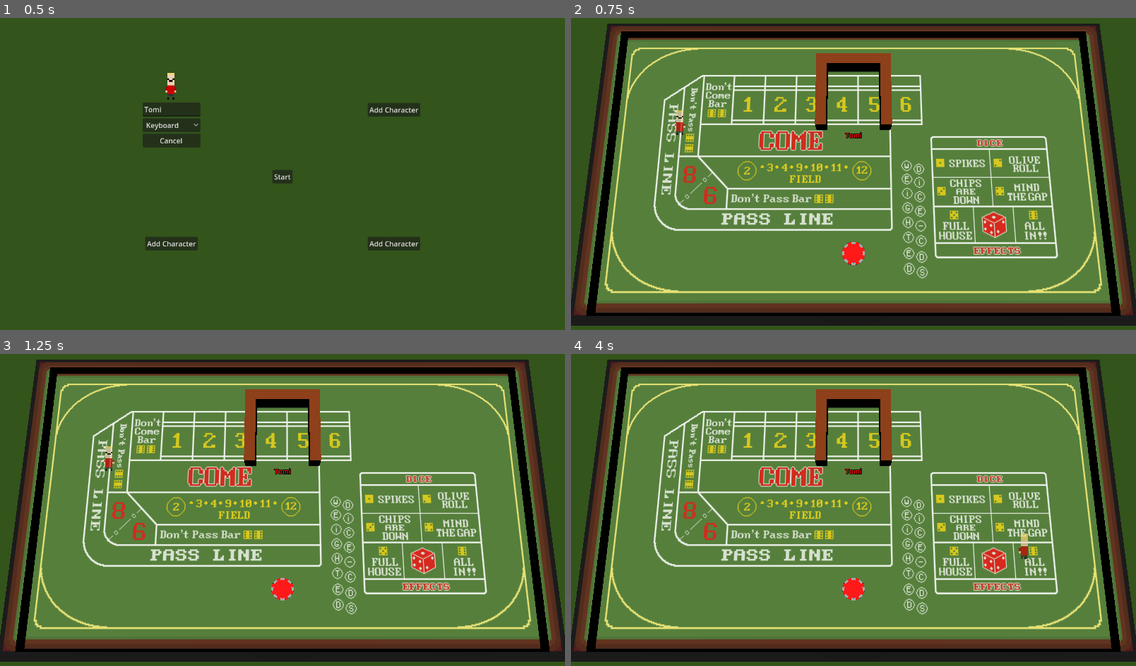
Above: before the commit, frames 1-4 (two rows, left to right).
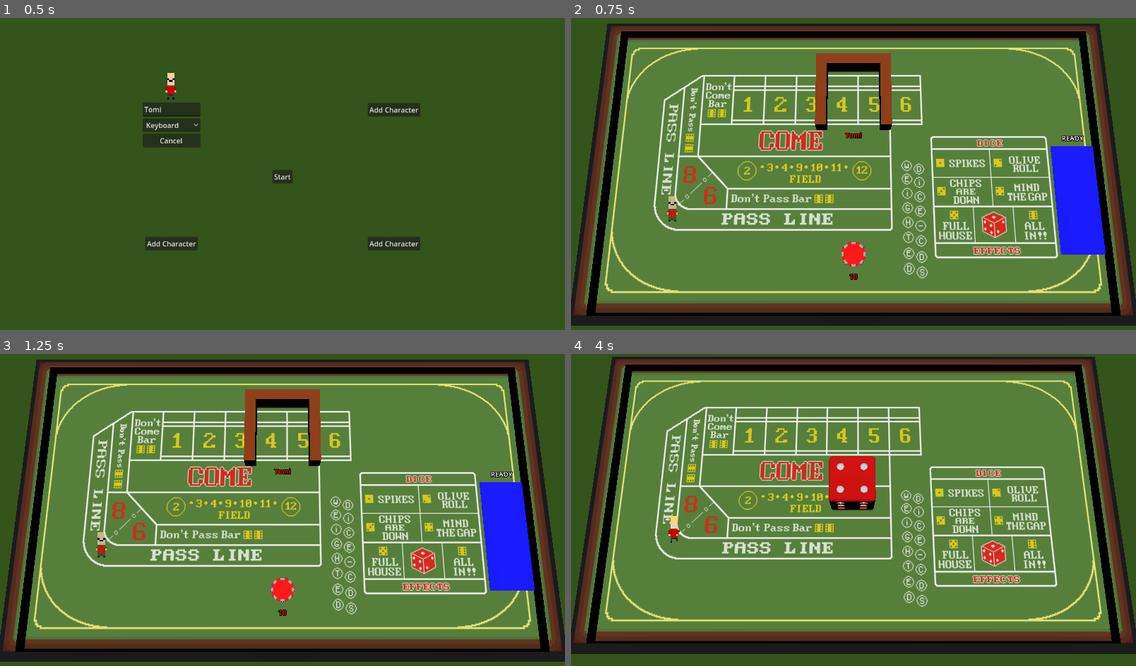
Above: after the commit, the same moments.

Repository: Laks0/weighted-dice-3d
Game: Godot game, scene res://Scenes/CharacterScreen/CharacterScreen.tscn
The game is run twice, just before and just after one commit, with the same random seed, the same clock (stepped at 60 frames per second) and the same inputs.
Inputs:
- Up to frame 1 (0.5 s): no input
- Up to frame 2 (0.75 s): click "Start" at 0.5 s
- Up to frame 3 (1.25 s): no input
- Up to frame 4 (4 s): tap Enter (grab_mouse) at 1.25, 2.1 s; hold D (move_right_kb) 1.28-2.03 s; tap Alt (grab_kb2) at 1.35 s; hold S (move_down_kb) 2.03-2.78 s; hold D (move_right_kb) 2.78-3.53 s; tap Down (move_down_kb2) at 2.85 s; hold W (move_up_kb) from 3.53 s (still down); tap Left (move_left_kb2) at 3.6 s

Frame 1 is identical in both runs. In frame 2, 3.0% of the frame differs, in the area x 17-95%, y 29-84%; in frame 3, 3.0%; in frame 4, 35%, in the area x 0-100%, y 0-99%.

Commit message:
Prototipo de BettingScreen completo

Diff:
--- a/Autoload/PlayerHandler.gd
+++ b/Autoload/PlayerHandler.gd
@@ -9,8 +9,7 @@
 	var name : String
 	var inputController : int
 	var bank : int = 10
-	var betAmount : int = 0
-	var bettingOn
+	var bets : Dictionary
 	var color : Color
 
 	var grabs : int = 0 # Para el resultado de MostGrabs
@@ -33,9 +32,8 @@
 		elif id == Skins.GREEN:
 			color = Color(0,1,0)
 
-	func setBet(amount : int, expect : int):
-		betAmount = amount
-		bettingOn = expect
+	func setBet(amount : int, candidate : int):
+		bets[candidate] = amount
 
 	func isStillPlaying() -> bool:
 		return bank >= BetHandler.getMinimunBet()
@@ -58,12 +56,13 @@
 
 func instantiatePlayers(parent) -> Array[Monigote]:
 	var i = 0
+	@warning_ignore("unassigned_variable")
 	var monigotes : Array[Monigote]
 	for player in getPlayersAlive():
 		var monigote := monigoteResource.instantiate() as Monigote
 
 		monigote.player   = player
-		monigote.position = Vector3((i+1) -5, Globals.SPRITE_HEIGHT, -1)
+		monigote.position = Vector3((i+1) -5, Globals.SPRITE_HEIGHT, 1)
 
 		monigotes.append(monigote)
 		parent.add_child(monigote)
--- a/Classes/Pushable.gd
+++ b/Classes/Pushable.gd
@@ -68,7 +68,7 @@
 	if grabbed:
 		return
 
-	if affectedByGravity:
+	if affectedByGravity and !is_on_floor():
 		velocity.y -= 5 * delta
 
 func onGrabbing():
--- a/Scenes/Arena/Arena.gd
+++ b/Scenes/Arena/Arena.gd
@@ -68,4 +68,4 @@
 #	var lastStanding : Monigote = get_tree().get_nodes_in_group("Monigote")[0]
 	BetHandler.settleBet()
 
-	get_tree().change_scene_to_file("res://Escenas/BettingScreen/BettingScreen.tscn")
+	get_tree().change_scene_to_file("res://Scenes/BettingScreen/BettingScreen.tscn")
--- a/Scenes/BettingScreen/BettingScreen.gd
+++ b/Scenes/BettingScreen/BettingScreen.gd
@@ -2,6 +2,7 @@
 
 @export var chipResource : PackedScene
 @export var betBoothResource : PackedScene
+@export var arenaScene : PackedScene
 
 var _booths : Array[BetBooth]
 
@@ -29,12 +30,26 @@
 
 func _setupChips():
 	var i = 0
-	for p in PlayerHandler.getPlayersAlive():
-		var pos = Vector3(i * 2, .4, 2)
-		var chip : BettingChip = chipResource.instantiate()
-		chip.setPlayer(p)
-		chip.position = pos
-		add_child(chip)
+	var players := PlayerHandler.getPlayersAlive()
+	var startPos = _getBoothStartingPosition(len(players)) + Vector3.BACK * 4.5
+	for p in players:
+		var j = 0
+		var pos = startPos + Vector3.RIGHT * 2 * i # La posición de las fichas
+
+		# La label con el número de fichas
+		var label = Label3D.new()
+		label.text = str(p.bank)
+		label.modulate = p.color
+		label.position = pos + Vector3.BACK * .5 + Vector3.UP * .2
+		label.billboard = true
+		add_child(label)
+
+		for b in p.bank:
+			var chip : BettingChip = chipResource.instantiate()
+			chip.setPlayer(p)
+			chip.position = pos + Vector3(0, j * .1, 0)
+			add_child(chip)
+			j += 1
 
 		i += 1
 
@@ -42,3 +57,23 @@
 func _getBoothStartingPosition(n : float) -> Vector3:
 	var x = - _boothSeparation * (n-1) / 2
 	return Vector3(x, 0, -2.5)
+
+var _playersReady : int = 0
+
+func _startGame():
+	for player in PlayerHandler.getPlayersAlive():
+		for booth in _booths:
+			player.setBet(booth.getChips(player.id), booth.candidate)
+
+	get_tree().change_scene_to_packed(arenaScene)
+
+func onPlayerReady(body):
+	if body is Monigote:
+		_playersReady += 1
+
+	if _playersReady == PlayerHandler.amountOfPlayersLeft():
+		_startGame()
+
+func onPlayerUnready(body):
+	if body is Monigote:
+		_playersReady -= 1
--- a/Scenes/BettingScreen/BettingScreen.tscn
+++ b/Scenes/BettingScreen/BettingScreen.tscn
@@ -1,9 +1,10 @@
-[gd_scene load_steps=11 format=3 uid="uid://gp5xh0l2lpbv"]
+[gd_scene load_steps=15 format=3 uid="uid://gp5xh0l2lpbv"]
 
 [ext_resource type="Texture2D" uid="uid://8eqdex8ep51l" path="res://Scenes/Arena/Mesa.png" id="1_1uqt4"]
 [ext_resource type="Script" path="res://Scenes/BettingScreen/BettingScreen.gd" id="1_4jx4r"]
 [ext_resource type="PackedScene" uid="uid://d18stawu3u81s" path="res://Classes/BettingChip/BettingChip.tscn" id="2_5r27g"]
 [ext_resource type="ArrayMesh" uid="uid://0am65n0l6hyj" path="res://Scenes/Arena/mesa.obj" id="2_ixa5d"]
+[ext_resource type="PackedScene" uid="uid://bpdrpg3p4qn3t" path="res://Scenes/Arena/Arena.tscn" id="4_iyqa3"]
 [ext_resource type="PackedScene" uid="uid://cr1bm4whotu40" path="res://Scenes/BettingScreen/BetBooth.tscn" id="5_8u4g1"]
 
 [sub_resource type="WorldBoundaryShape3D" id="WorldBoundaryShape3D_j3d4r"]
@@ -25,10 +26,21 @@
 [sub_resource type="ConcavePolygonShape3D" id="ConcavePolygonShape3D_h5hyw"]
 data = PackedVector3Array(-11.28, 0.147, -6.58, 11.28, 0.147, -6.58, -11.28, 0.147, 6.58, -11.28, 0.147, 6.58, 11.28, 0 …(1304 unchanged characters)…
 
+[sub_resource type="BoxShape3D" id="BoxShape3D_0omd0"]
+size = Vector3(1, 1, 2.5)
+
+[sub_resource type="StandardMaterial3D" id="StandardMaterial3D_d8yf8"]
+albedo_color = Color(0, 0, 1, 0.196078)
+
+[sub_resource type="PlaneMesh" id="PlaneMesh_4chkg"]
+material = SubResource("StandardMaterial3D_d8yf8")
+size = Vector2(1, 2.5)
+
 [node name="BettingScreen" type="Node3D"]
 script = ExtResource("1_4jx4r")
 chipResource = ExtResource("2_5r27g")
 betBoothResource = ExtResource("5_8u4g1")
+arenaScene = ExtResource("4_iyqa3")
 
 [node name="Walls" type="StaticBody3D" parent="."]
 visible = false
@@ -81,3 +93,21 @@
 shadow_enabled = true
 shadow_opacity = 0.72
 shadow_blur = 2.578
+
+[node name="ReadyArea" type="Area3D" parent="."]
+
+[node name="CollisionShape3D" type="CollisionShape3D" parent="ReadyArea"]
+transform = Transform3D(1, 0, 0, 0, 1, 0, 0, 0, 1, 5.12963, 0.518074, 0.741344)
+shape = SubResource("BoxShape3D_0omd0")
+
+[node name="Label3D" type="Label3D" parent="ReadyArea"]
+transform = Transform3D(1, 0, 0, 0, -4.37114e-08, 1, 0, -1, -4.37114e-08, 5.14629, 0.150484, -0.6499)
+text = "READY"
+
+[node name="MeshInstance3D" type="MeshInstance3D" parent="ReadyArea"]
+transform = Transform3D(1, 0, 0, 0, 1, 0, 0, 0, 1, 5.1374, 0.0916281, 0.779888)
+transparency = 0.77
+mesh = SubResource("PlaneMesh_4chkg")
+
+[connection signal="body_entered" from="ReadyArea" to="." method="onPlayerReady"]
+[connection signal="body_exited" from="ReadyArea" to="." method="onPlayerUnready"]
